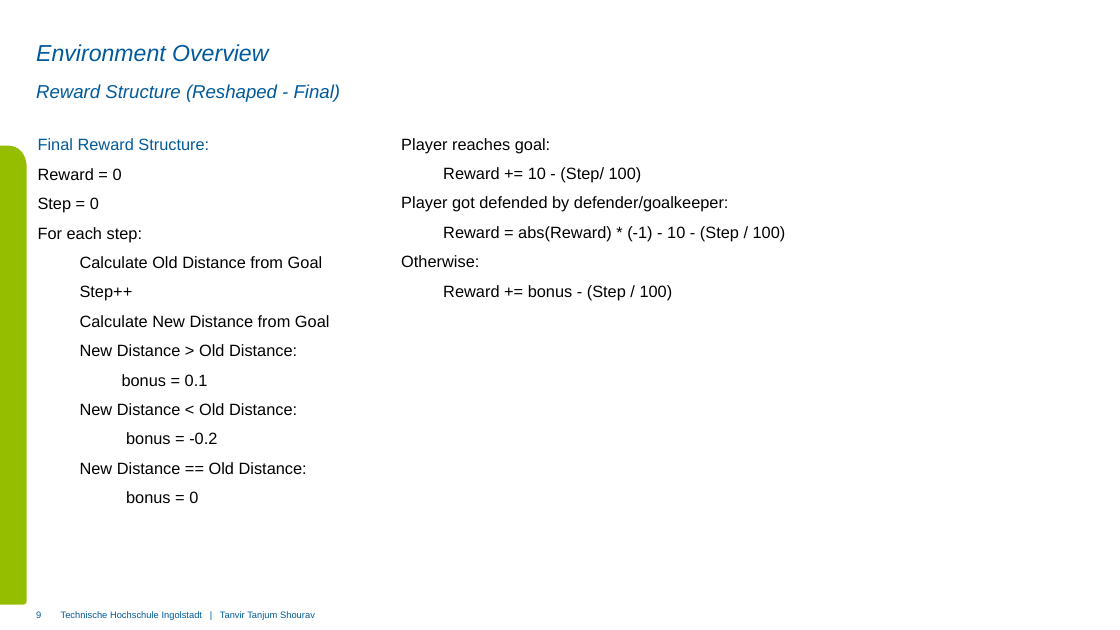
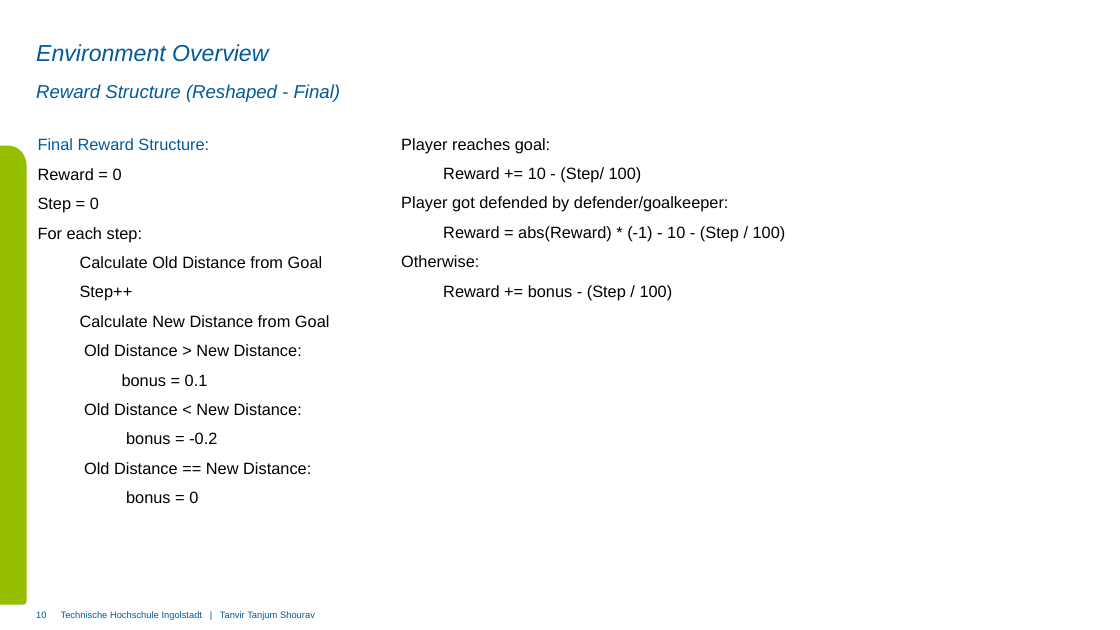
Before and after one commit to tanvirtanjum/THI_SS2025_PADM_PROJECT, a slide deck: slide 10 of Presentation and submission/PADM_00170500.pptx (slide 9 before the commit). Drawn at 1120x630 pixels with LibreOffice and Linux fonts; fonts in the diff are those of the drawing; background and template pictures are left out. Boxes give left, top, right and bottom in pixels: in the first picture for what was removed or moved away, otherwise in the second. Text is boxed around its words. In the diff, an @@ line names an element or a change of style, - is before the commit and + after.

```diff
--- a/Presentation and submission/PADM_00170500.pptx
+++ b/Presentation and submission/PADM_00170500.pptx
@@ text at <box>84,344,302,356</box>: text changed @@
-New Distance > Old Distance:
+Old Distance > New Distance:
@@ text at <box>84,403,302,415</box>: text changed @@
-New Distance < Old Distance:
+Old Distance < New Distance:
@@ text at <box>84,462,311,474</box>: text changed @@
-New Distance == Old Distance:
+Old Distance == New Distance:
@@ page number at <box>36,611,46,618</box>: text changed @@
-9
+10
```
Also in this commit, not shown: 10 other slides changed, 2 slides added, 5 other files.
